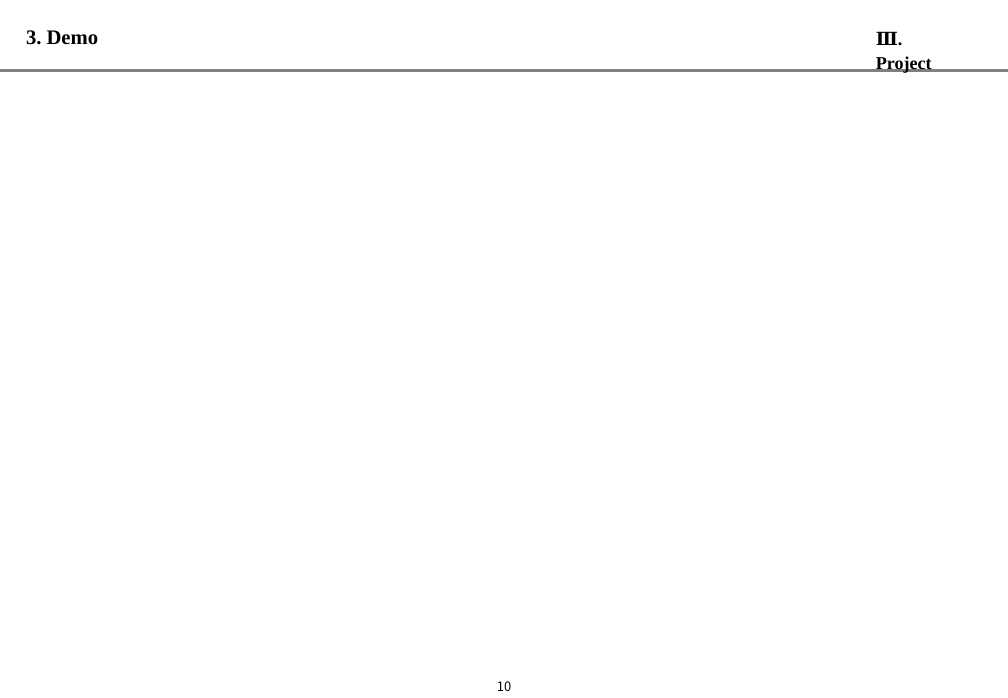
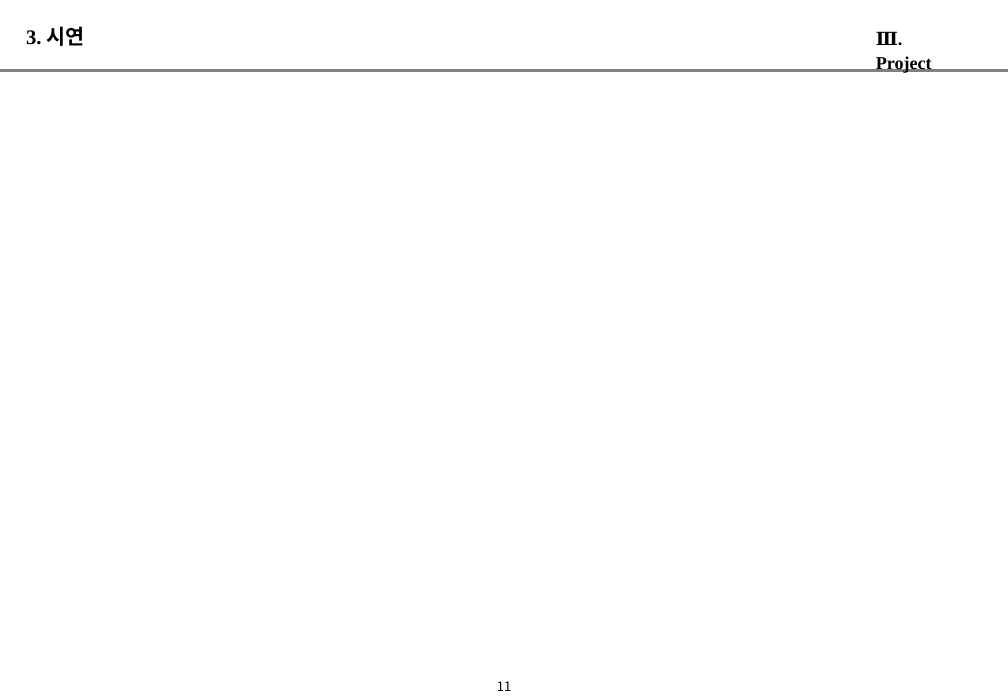
Before and after one commit to alladd/tcl2017, a slide deck: slide 12 of 51_발표PT자료/02_PT.pptx (slide 11 before the commit). Drawn at 1008x698 pixels with LibreOffice and Linux fonts; fonts in the diff are those of the drawing; background and template pictures are left out. Boxes give left, top, right and bottom in pixels: in the first picture for what was removed or moved away, otherwise in the second. Text is boxed around its words. In the diff, an @@ line names an element or a change of style, - is before the commit and + after.

```diff
--- a/51_발표PT자료/02_PT.pptx
+++ b/51_발표PT자료/02_PT.pptx
@@ text at [26,26,85,46]: text changed @@
-3. Demo
+3. 시연
@@ page number at [497,681,511,691]: text changed @@
-10
+11
```
Also in this commit, not shown: 11 other slides changed, 5 slides added, 17 other files.
